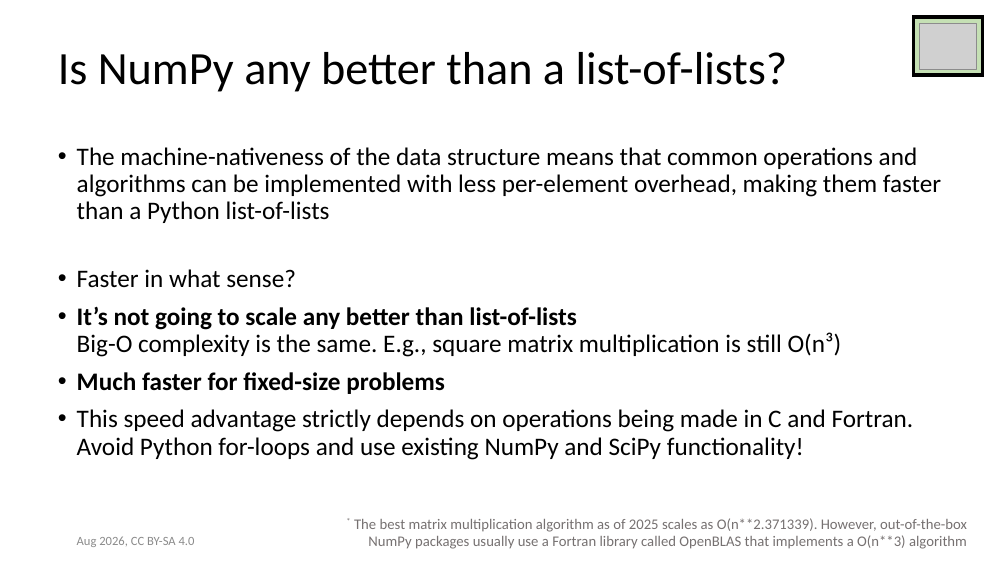
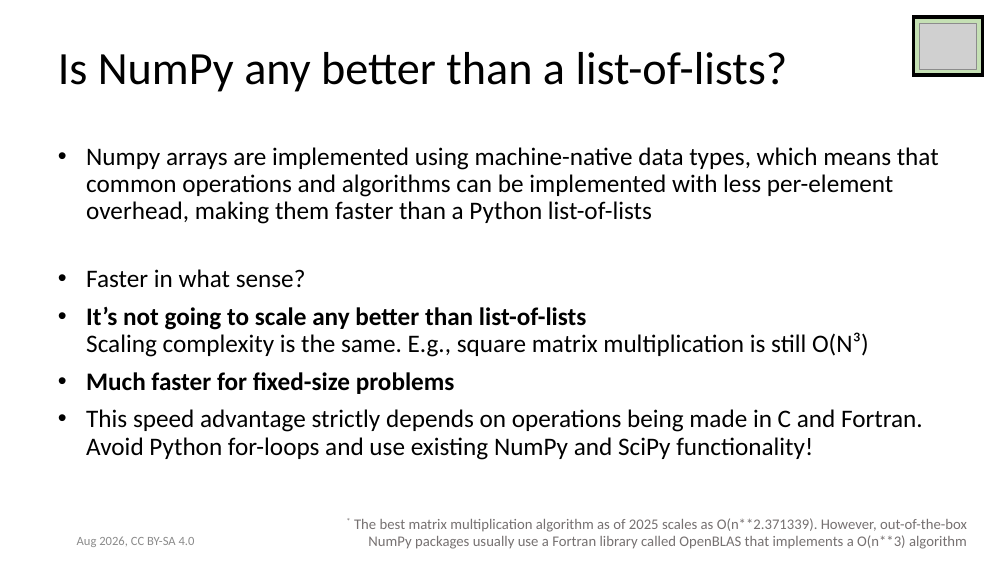
Before and after one commit to ASPP/data_class, a slide deck: slide 5 of numpy.pptx. Drawn at 1008x567 pixels with LibreOffice and Linux fonts; fonts in the diff are those of the drawing; grey boxes stand for pictures. Boxes give left, top, right and bottom in pixels: in the first picture for what was removed or moved away, otherwise in the second. Text is boxed around its words. In the diff, an @@ line names an element or a change of style, - is before the commit and + after.

Commit message:
Data and Numpy slides exported to pdf

```diff
--- a/numpy.pptx
+++ b/numpy.pptx
@@ text at [86, 147, 939, 224]: text changed @@
-• The machine-nativeness of the data structure means that common operations and algorithms can be implemented with less per-element overhead, making them faster than a Python list-of-lists
+• Numpy arrays are implemented using machine-native data types, which means that common operations and algorithms can be implemented with less per-element overhead, making them faster than a Python list-of-lists
@@ text at [86, 269, 923, 460]: indent changed @@
@@ text at [86, 307, 869, 357]: text changed @@
-• It’s not going to scale any better than list-of-lists
-  Big-O complexity is the same. E.g., square matrix multiplication is still O(n³)
+• It’s not going to scale any better than list-of-lists
+  Scaling complexity is the same. E.g., square matrix multiplication is still O(N³)
```
Also in this commit, not shown: 7 other slides changed, 2 slides added, 3 other files.
